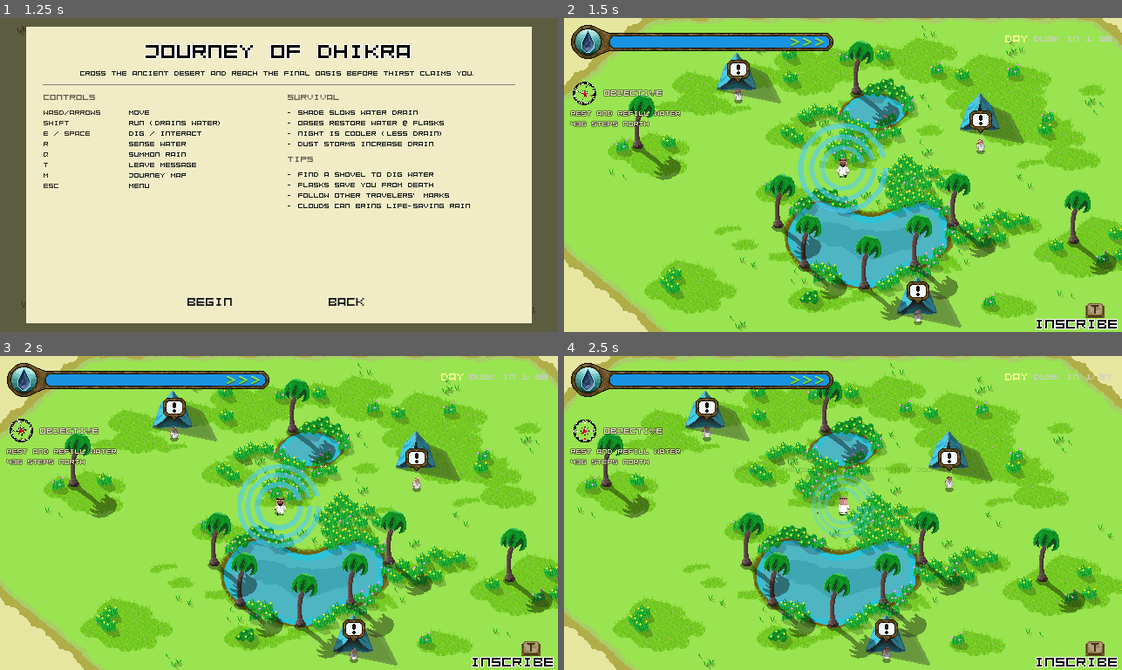
Above: before the commit, frames 1-4 (two rows, left to right).
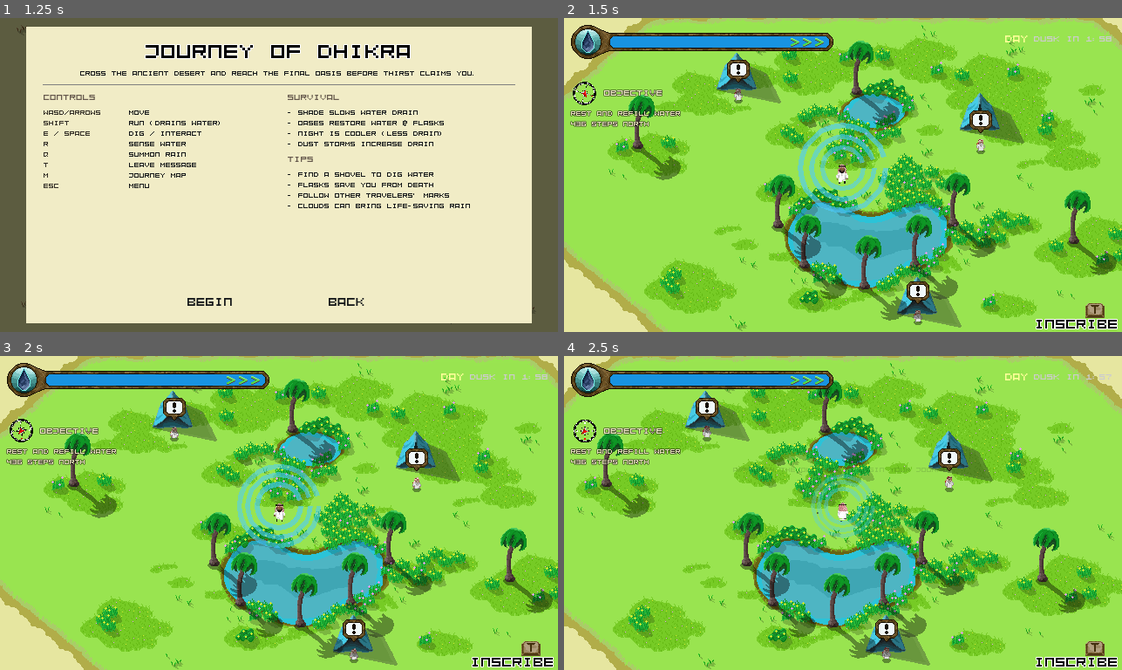
Above: after the commit, the same moments.

Repository: bilal-feroz/Dhikra
Game: Godot game, scene res://main.tscn
The game is run twice, just before and just after one commit, with the same random seed, the same clock (stepped at 60 frames per second) and the same inputs.
Inputs:
- Up to frame 1 (1.25 s): click "START" at 0.5 s
- Up to frame 2 (1.5 s): click "BEGIN" at 1.25 s
- Up to frame 3 (2 s): no input
- Up to frame 4 (2.5 s): tap Enter (ui_accept) at 2, 2.27 s; hold Right (ui_right) from 2.03 s (still down); hold E (player_dig) from 2.03 s (still down)

Frame 1 is identical in both runs. In frame 2, 0.1% of the frame differs, in the area x 48-52%, y 44-53%; in frame 3, 0.1%; in frame 4, 0.1%.

Commit message:
Add dust storm knockback and multiplayer cutscene skip
Implemented a knockback effect when the player enters a dust storm, including animation, camera shake, and control lockout based on player health. Also added logic to skip the intro cutscene in multiplayer mode and improved cutscene fade-in transitions.

Diff:
--- a/player.gd
+++ b/player.gd
@@ -97,6 +97,7 @@
 @export var disconnected := false #only applies to remote players
 @export var invulnerable := false
 @export var infinite_water := false
+@export var being_knocked_back := false
 
 var has_shovel := false
 
@@ -111,6 +112,7 @@
 var in_oasis := 0
 var in_shade := 0 # Needs to be a counter because there may be overlaps
 var in_dust_storm := 0  # Counter for overlapping dust storms
+var pushed_by_storms: Dictionary = {}  # Track which storms have pushed us (storm instance_id -> bool)
 
 var current_dialog: SpeechDetector = null
 
@@ -124,8 +126,19 @@
 var dust_storm_overlay: ColorRect = null
 var dust_storm_canvas: CanvasLayer = null
 
+# Store the original sprite scale from the scene file
+var original_sprite_scale: Vector2 = Vector2.ZERO
+
 func _ready() -> void:
 	animation_tree.active = true
+
+	# Store original scale from scene file
+	original_sprite_scale = sprite_2d.scale
+
+	# Reset sprite to normal state FIRST
+	sprite_2d.rotation = 0.0
+	sprite_2d.position = Vector2.ZERO
+	sprite_2d.scale = original_sprite_scale
 
 	reset_state()
 
@@ -185,14 +198,23 @@
 	unused_flasks = total_flasks
 	in_oasis = 0
 	in_shade = 0
+	in_dust_storm = 0
+	pushed_by_storms.clear()  # Clear storm knockback tracking on respawn
 	dead = false
 	exhausted = false
 	idling = false
 	digging = false
 	dowsing = false
 	writing = false
+	being_knocked_back = false
 	last_active_direction = Vector2.DOWN
 	speed = MAX_SPEED
+
+	# Reset sprite transformations (if sprite exists)
+	if sprite_2d:
+		sprite_2d.rotation = 0.0
+		sprite_2d.position = Vector2.ZERO
+		sprite_2d.scale = original_sprite_scale if original_sprite_scale != Vector2.ZERO else sprite_2d.scale
 
 	if not is_remote_player:
 		WorldManager.player_flask_changed.emit(
@@ -238,8 +260,8 @@
 	if digging or dowsing or writing or raining:
 		return
 
-	# Don't move while invulnerable (UI menus)
-	if invulnerable:
+	# Don't move while invulnerable (UI menus) or being knocked back
+	if invulnerable or being_knocked_back:
 		return
 
 	# Get the input direction and handle the movement/deceleration.
@@ -592,6 +614,12 @@
 	if body is DustStormZone:
 		in_dust_storm += 1
 
+		# One-time knockback when entering storm
+		var storm_id = body.get_instance_id()
+		if not pushed_by_storms.has(storm_id):
+			pushed_by_storms[storm_id] = true
+			_apply_dust_storm_knockback()
+
 func _on_dust_storm_exited(body: Area2D) -> void:
 	if is_remote_player:
 		return
@@ -599,6 +627,82 @@
 	if body is DustStormZone:
 		in_dust_storm -= 1
 		in_dust_storm = maxi(in_dust_storm, 0)
+
+func _apply_dust_storm_knockback() -> void:
+	# End oasis position (final destination)
+	const END_OASIS_POS := Vector2(47, 4336)
+
+	# Calculate direction AWAY from end oasis
+	var direction_away = (global_position - END_OASIS_POS).normalized()
+
+	# Calculate knockback distance based on health (current_water)
+	# Less water = farther push
+	# 100% water = 300px, 50% water = 600px, 10% water = 1200px
+	var health_percent = current_water / 100.0
+	var base_knockback = 300.0
+	var knockback_distance = base_knockback * (2.0 - health_percent)
+
+	# Disable player control during knockback
+	being_knocked_back = true
+
+	# Target position after knockback (on the ground)
+	var target_position = global_position + (direction_away * knockback_distance)
+
+	# Create parabolic arc for flying through the air
+	var arc_height = knockback_distance * 0.4  # Arc height is 40% of distance traveled
+
+	# Create main knockback animation
+	var tween = create_tween()
+	tween.set_parallel(true)  # Run animations in parallel
+
+	# Move player horizontally to target
+	tween.tween_property(self, "global_position:x", target_position.x, 0.8).set_trans(Tween.TRANS_EXPO).set_ease(Tween.EASE_OUT)
+	tween.tween_property(self, "global_position:y", target_position.y, 0.8).set_trans(Tween.TRANS_EXPO).set_ease(Tween.EASE_OUT)
+
+	# Rotate sprite for tumbling effect
+	tween.tween_property(sprite_2d, "rotation", randf_range(-PI, PI), 0.8).set_trans(Tween.TRANS_LINEAR)
+
+	# Create separate tween for vertical arc (up then down)
+	var arc_tween = create_tween()
+	arc_tween.tween_property(sprite_2d, "position:y", -arc_height, 0.4).set_trans(Tween.TRANS_QUAD).set_ease(Tween.EASE_OUT)
+	arc_tween.tween_property(sprite_2d, "position:y", 0.0, 0.4).set_trans(Tween.TRANS_QUAD).set_ease(Tween.EASE_IN)
+
+	# Scale sprite for impact when landing (squash effect relative to original scale)
+	var scale_tween = create_tween()
+	var squash_scale = Vector2(original_sprite_scale.x * 1.3, original_sprite_scale.y * 0.7)
+	scale_tween.tween_property(sprite_2d, "scale", squash_scale, 0.1).set_delay(0.7)  # Squash on landing
+	scale_tween.tween_property(sprite_2d, "scale", original_sprite_scale, 0.1)
+
+	# Wait for all animations to finish, then re-enable control
+	await get_tree().create_timer(0.9).timeout
+	being_knocked_back = false
+	velocity = Vector2.ZERO
+	sprite_2d.rotation = 0.0  # Reset rotation
+	sprite_2d.position = Vector2.ZERO  # Reset sprite position
+	sprite_2d.scale = original_sprite_scale  # Reset scale to normal size
+
+	# Camera shake for dramatic effect
+	_apply_camera_shake(0.8, 30.0)  # Longer shake, more amplitude
+
+	print("Dust storm knockback! Health: ", health_percent * 100, "% Distance: ", knockback_distance, " Arc height: ", arc_height)
+
+func _apply_camera_shake(duration: float, amplitude: float) -> void:
+	if not camera_2d or is_remote_player:
+		return
+
+	var tween = create_tween()
+	var shake_count = int(duration * 30)  # 30 shakes per second for realistic shake
+
+	# Apply random shake offsets
+	for i in range(shake_count):
+		var shake_offset = Vector2(
+			randf_range(-amplitude, amplitude),
+			randf_range(-amplitude, amplitude)
+		)
+		tween.tween_property(camera_2d, "offset", shake_offset, duration / shake_count)
+
+	# Return camera to normal position
+	tween.tween_property(camera_2d, "offset", Vector2.ZERO, 0.1)
 
 func _on_dialog_entered(body: Area2D) -> void:
 	if is_remote_player:
--- a/ui/intro_cutscene.gd
+++ b/ui/intro_cutscene.gd
@@ -25,6 +25,10 @@
 func _on_oasis_left() -> void:
 	if cutscene_shown:
 		return
+	# Skip intro cutscene in multiplayer mode
+	if NetworkManager.is_multiplayer:
+		cutscene_shown = true
+		return
 	# Only show on first time leaving an oasis
 	cutscene_shown = true
 	_show_cutscene()
@@ -33,9 +37,9 @@
 	visible = true
 	current_index = 0
 	WorldManager.ui_active.emit(true)
-	dimmer.modulate.a = 0.0
-	text_label.modulate.a = 0.0
-	advance_hint.modulate.a = 0.0
+	dimmer.modulate = Color(1, 1, 1, 0)
+	text_label.modulate = Color(1, 1, 1, 0)
+	advance_hint.modulate = Color(1, 1, 1, 0)
 
 	# Fade in
 	var tween := create_tween()
@@ -45,8 +49,8 @@
 func _show_current_text() -> void:
 	is_transitioning = true
 	text_label.text = INTRO_TEXTS[current_index]
-	text_label.modulate.a = 0.0
-	advance_hint.modulate.a = 0.0
+	text_label.modulate = Color(1, 1, 1, 0)
+	advance_hint.modulate = Color(1, 1, 1, 0)
 
 	var tween := create_tween()
 	tween.tween_property(text_label, "modulate:a", 1.0, 0.4)
